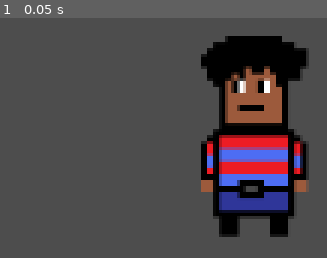
Above: before the commit, frame 1.
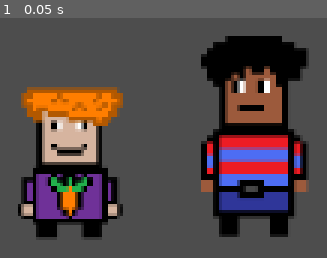
Above: after the commit, the same moment.

Repository: Azrex1/Godot-School_Project
Game: Godot game, scene res://world.tscn
The game is run twice, just before and just after one commit, with the same random seed, the same clock (stepped at 60 frames per second) and the same inputs.
Inputs:
- Up to frame 1 (0.05 s): no input

The runs differ from the first frame. In frame 1, 15% of the frame differs, in the area x 5-38%, y 28-92%.

Commit message:
Carrot Kid Added

Diff:
--- a/world.tscn
+++ b/world.tscn
@@ -1,6 +1,7 @@
-[gd_scene load_steps=2 format=3 uid="uid://bpvodgr405at4"]
+[gd_scene load_steps=3 format=3 uid="uid://bpvodgr405at4"]
 
 [ext_resource type="Texture2D" uid="uid://cdlbd6r7pph4f" path="res://pixil-frame-0 (1).png" id="1_5dwnx"]
+[ext_resource type="Texture2D" uid="uid://dwynhx25eduqs" path="res://pixil-frame-0 (6).png" id="2_su4h4"]
 
 [node name="World" type="Node2D"]
 
@@ -10,3 +11,8 @@
 texture = ExtResource("1_5dwnx")
 
 [node name="CharacterBody2D" type="CharacterBody2D" parent="Cherecter"]
+
+[node name="Pixil-frame-0(6)" type="Sprite2D" parent="."]
+position = Vector2(287, 409)
+scale = Vector2(2.40625, 2.25)
+texture = ExtResource("2_su4h4")
